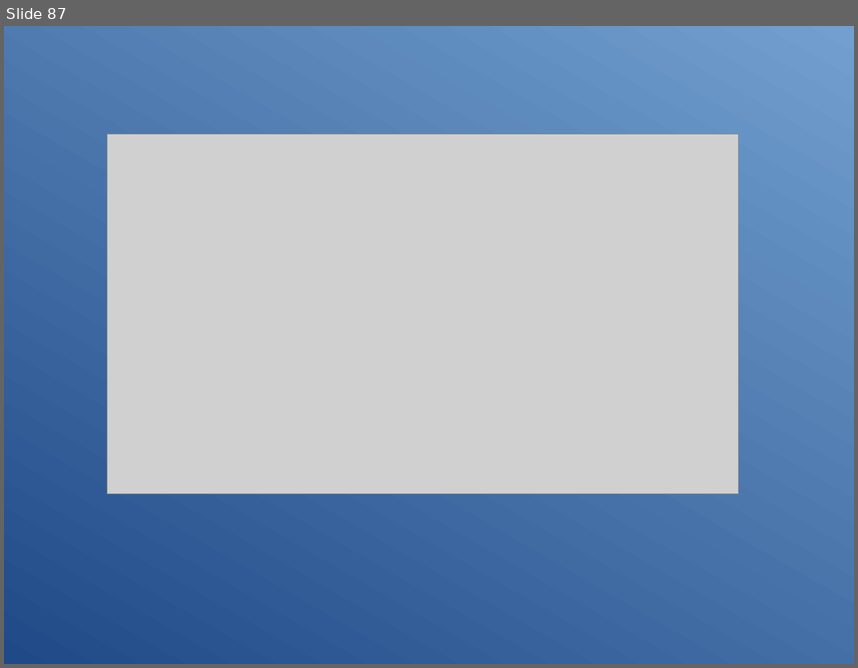
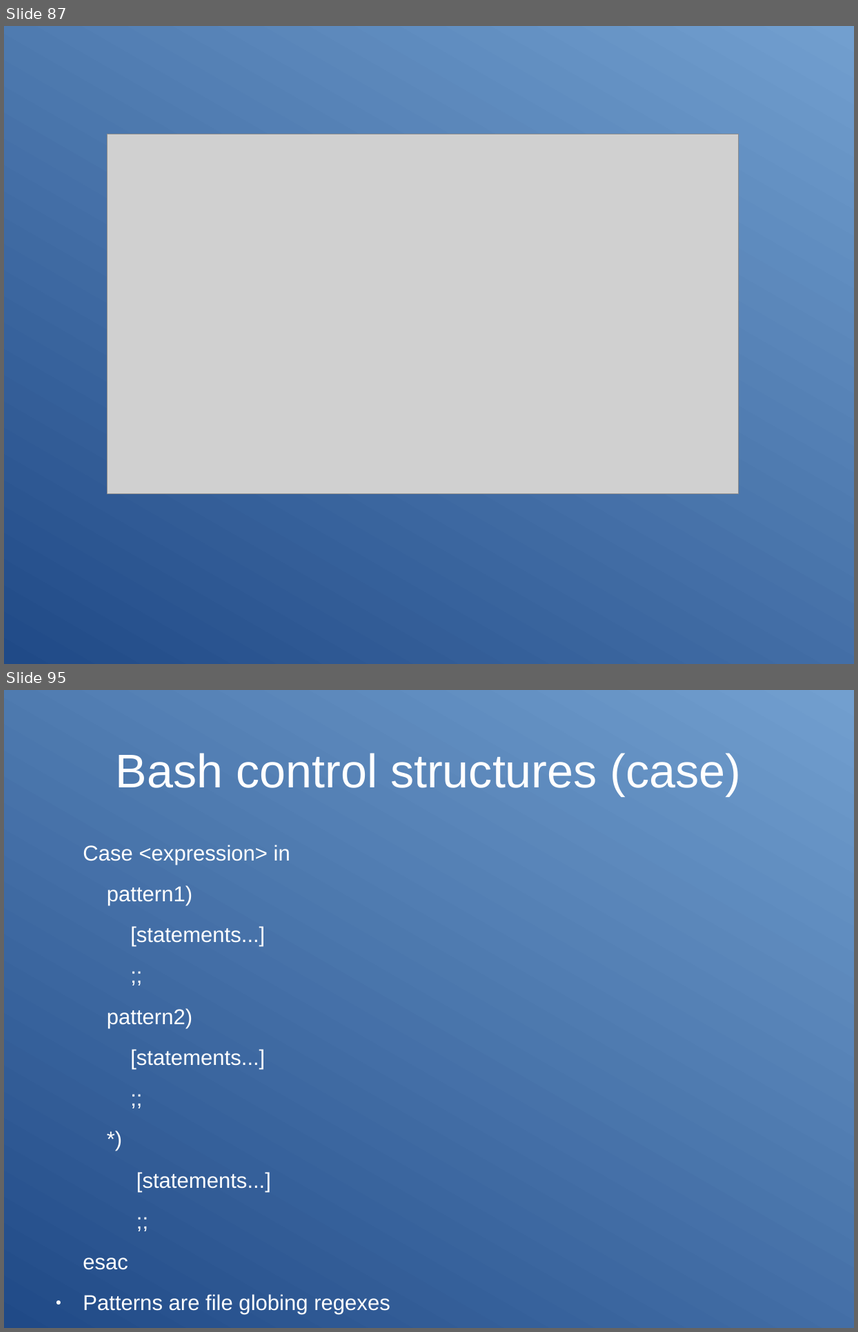
Before and after one commit to Clibre/An-introduction-to-bash, a slide deck: presentation.odp. Shown one above the other, each under a label of ours: slide 87 before the commit, slides 87 and 95 after it; the slides between them are not shown. The pictures are 858x668 and 858x1332 pixels, drawn with LibreOffice and Linux fonts; fonts in the diff are those of the drawing; grey boxes stand for pictures. Boxes give left, top, right and bottom in pixels: in the first picture for what was removed or moved away, otherwise in the second. Text is boxed around its words. In the diff, an @@ line names an element or a change of style, - is before the commit and + after.

Commit message:
ajout des structures de controles

```diff
--- a/presentation.odp
+++ b/presentation.odp
@@ slide 95 added at (4, 690, 854, 1328), background gradient #204A87 to #729FCF @@
@@ title added at (116, 753, 742, 796), 44 pt, text #FFFFFF @@
+Bash control structures (case)
@@ text added at (83, 845, 390, 1314), 20 pt, text #FFFFFF @@
+Case <expression> in
+pattern1)
+[statements...]
+;;
+pattern2)
+[statements...]
+;;
+*)
+[statements...]
+;;
+esac
+● Patterns are file globing regexes
```
Also in this commit, not shown: 1 slide changed, 7 other slides added, 4 other files.
